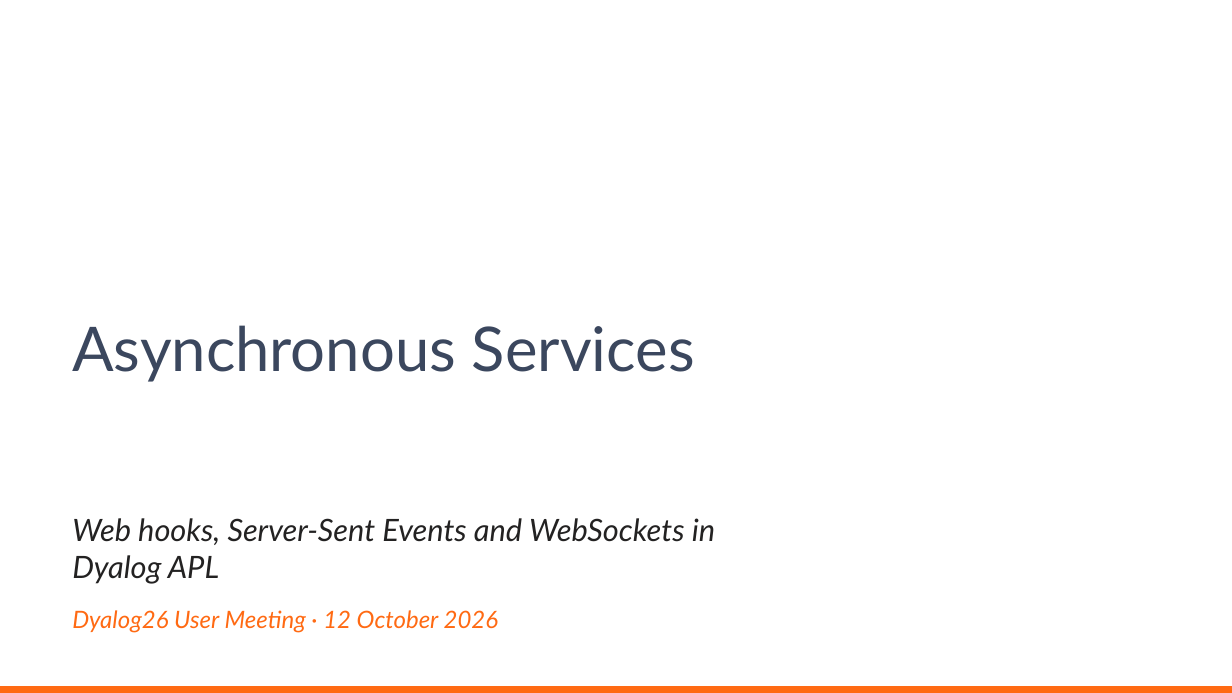
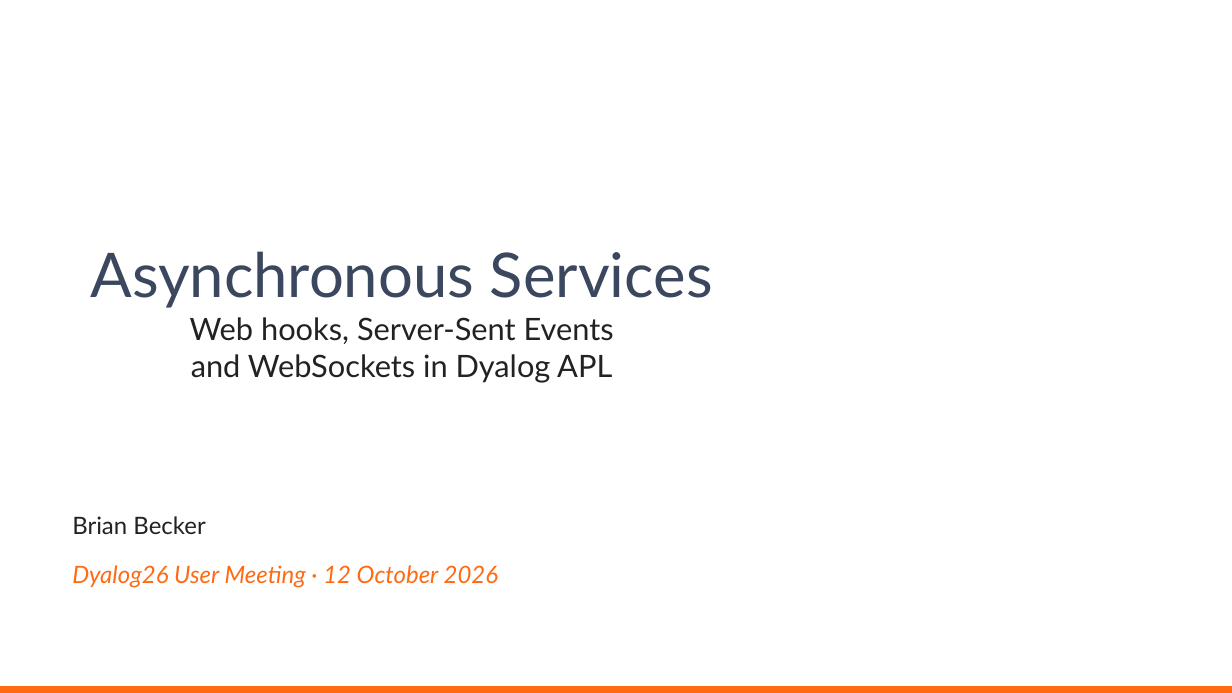
Before and after one commit to dyalog-training/2026-MP2, a slide deck: slide 1 of Presentation/AsynchronousServices.pptx. Drawn at 1232x693 pixels with LibreOffice and Linux fonts; fonts in the diff are those of the drawing; background and template pictures are left out. Boxes give left, top, right and bottom in pixels: in the first picture for what was removed or moved away, otherwise in the second. Text is boxed around its words. In the diff, an @@ line names an element or a change of style, - is before the commit and + after.

Commit message:
Rebuild the slide deck on the updated Dyalog26 template
The template no longer has a picture-in-picture area, so titles run the
full width and content starts higher. The title slide names the presenter.
The deck also no longer lists APL385 Unicode and Wingdings 2 as embedded
fonts: the template's entries for them pointed at a missing part, and the
rebuilt deck pointed them at a slide, so PowerPoint could not open it.

```diff
--- a/Presentation/AsynchronousServices.pptx
+++ b/Presentation/AsynchronousServices.pptx
@@ title at (90, 251, 713, 383): text changed; size 36 to 18 pt; text colour #3B475E to #232222 @@
-Asynchronous Services
+Asynchronous Services
+Web hooks, Server-Sent Events
+and WebSockets in Dyalog APL
@@ text at (72, 516, 205, 534): text changed; size 18 to 14 pt; italic off @@
-Web hooks, Server-Sent Events and WebSockets in Dyalog APL
+Brian Becker
```
Also in this commit, not shown: 23 other slides changed.
